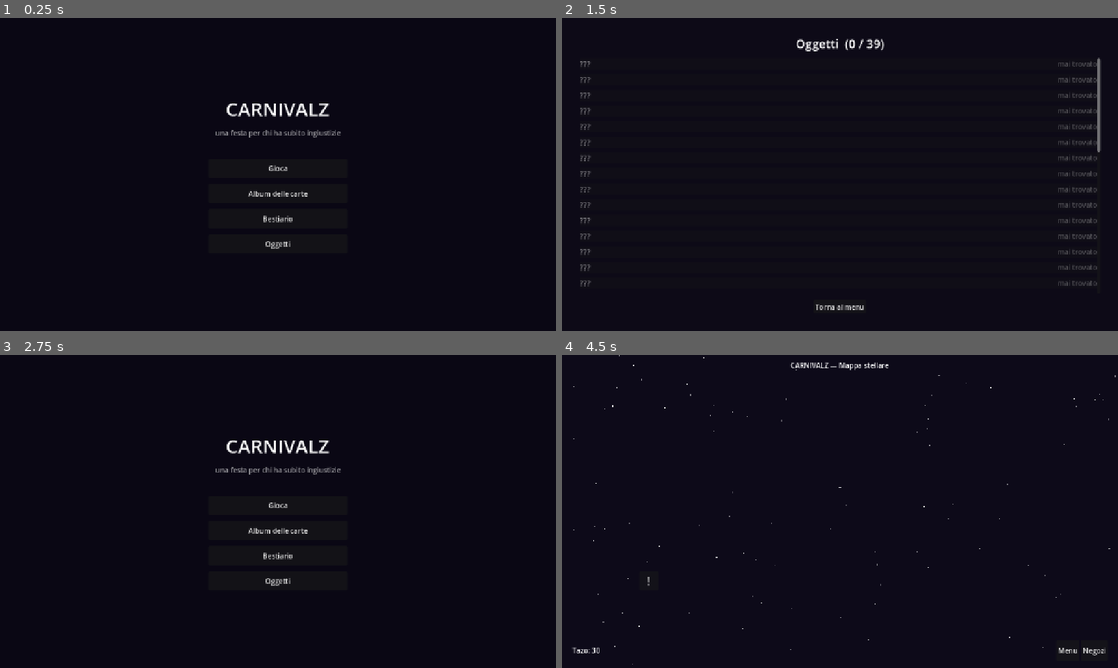
Above: before the commit, frames 1-4 (two rows, left to right).
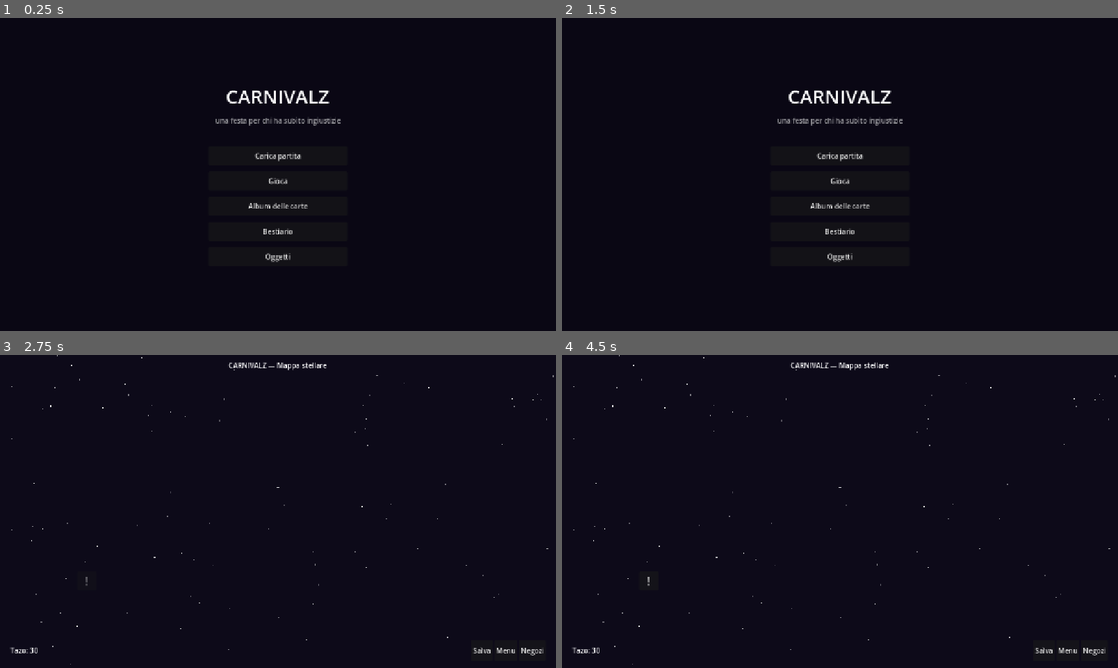
Above: after the commit, the same moments.

Repository: Rio-Chico-Devs/Carnivalz
Game: Godot game, scene res://scenes/Menu.tscn
The game is run twice, just before and just after one commit, with the same random seed, the same clock (stepped at 60 frames per second) and the same inputs.
Inputs (mouse positions are in pixels of both pictures, inside the frame that each line leads up to):
- Up to frame 1 (0.25 s): no input
- Up to frame 2 (1.5 s): click (840, 155) at 0.5 s, where only the run after the commit has a clickable "Carica partita"; click (840, 240) at 1.25 s, where only the run after the commit has a clickable "Annulla"
- Up to frame 3 (2.75 s): click "Torna al menu" (after the commit: "Gioca") at 2 s
- Up to frame 4 (4.5 s): click (1045, 649) at 2.75 s, where only the run after the commit has a clickable "Salva"; click (840, 461) at 3.5 s, where only the run after the commit has a clickable "Slot 1 — Vuoto"; click (840, 505) at 4.25 s, where only the run before the commit has a clickable "Gioca"

The runs differ from the first frame. In frame 1, 2.1% of the frame differs, in the area x 38-62%, y 23-78%; in frame 2, 2.9%, in the area x 3-97%, y 6-94%; in frame 3, 1.4%; in frame 4, less than 0.1%.

Commit message:
Blocca la fuga dai boss, aggiunge lo stato Terrore, e riporta il salvataggio alla sola mappa con 5 slot
- Fuggi ora e' disabilitato durante le boss fight e mentre almeno un membro del party ha lo stato Terrore
- Nuovo stato Terrore: alza molto lo stress di chi lo subisce e abbassa subito il legame di squadra; agganciabile alle mosse con "terrore": true su attacco_tutti
- Rimossi gli autosalvataggi da Vuoto.gd e dalla risoluzione dei combattimenti (aggiunti nel giro precedente): ora si salva SOLO dalla mappa stellare, mai dentro squarci/carnivalz/combattimento
- GameState: sistema di salvataggio a slot, 5 slot manuali (salva_slot/carica_slot/ha_salvataggio_slot/anteprima_slot) oltre all'autosalvataggio esistente (salva/carica), refactoring interno su percorso generico
- Mappa.gd: nuovo bottone "Salva" con selettore degli slot; Menu.gd: nuovo bottone "Carica partita" con lo stesso selettore in lettura

Co-Authored-By: Claude Sonnet 5 <noreply@anthropic.com>
Claude-Session: https://claude.ai/code/session_01AE7uzpDH1Lo1PHb29aXJxZ

Diff:
--- a/data/regole.json
+++ b/data/regole.json
@@ -34,5 +34,7 @@
 	"maledizione_countdown_iniziale": 9,
 	"maledizione_accelerazione_per_stack": 1,
 	"salta_turno_durata_massima": 3,
-	"forza_azione_durata": 2
+	"forza_azione_durata": 2,
+	"terrore_stress_incremento": 40,
+	"terrore_legame_decremento": -15
 }
--- a/data/stati.json
+++ b/data/stati.json
@@ -10,6 +10,7 @@
 		"confusione": { "nome": "Confusione", "categoria": "debuff", "tipo": "colpisci_a_caso", "testo_applicazione": "è confuso: potrebbe colpire chiunque." },
 		"rapidita": { "nome": "Rapidità", "categoria": "buff", "tipo": "velocita", "valore": 2 },
 		"lentezza": { "nome": "Lentezza", "categoria": "debuff", "tipo": "velocita", "valore": -2 },
-		"maledizione": { "nome": "Maledizione", "categoria": "debuff", "tipo": "countdown", "testo_applicazione": "viene maledetto." }
+		"maledizione": { "nome": "Maledizione", "categoria": "debuff", "tipo": "countdown", "testo_applicazione": "viene maledetto." },
+		"terrore": { "nome": "Terrore", "categoria": "debuff", "tipo": "terrore", "testo_applicazione": "è paralizzato dal terrore: lo stress esplode, il morale della squadra crolla." }
 	}
 }
--- a/scenes/Mappa.tscn
+++ b/scenes/Mappa.tscn
@@ -66,6 +66,11 @@
 size_flags_horizontal = 3
 mouse_filter = 2
 
+[node name="BottoneSalva" type="Button" parent="BarraSotto"]
+unique_name_in_owner = true
+layout_mode = 2
+text = "Salva"
+
 [node name="BottoneMenu" type="Button" parent="BarraSotto"]
 unique_name_in_owner = true
 layout_mode = 2
--- a/scripts/Combattimento.gd
+++ b/scripts/Combattimento.gd
@@ -297,7 +297,7 @@
 	bottone_azione("Abilità", _menu_abilita)
 	bottone_azione("Oggetti", _menu_oggetti, GameState.sacca.is_empty())
 	bottone_azione("Alleati", _menu_alleati, alleati_disponibili().is_empty())
-	bottone_azione("Fuggi", _scegli.bind({"tipo": "fuggi"}))
+	bottone_azione("Fuggi", _scegli.bind({"tipo": "fuggi"}), not fuga_possibile())
 
 func _menu_bersagli() -> void:
 	var nemici := vivi(false)
@@ -472,6 +472,16 @@
 		return bersaglio_provocazione
 	var possibili := vivi(true)
 	return possibili[GameState.rng.randi_range(0, possibili.size() - 1)] if not possibili.is_empty() else {}
+
+func squadra_ha_terrore() -> bool:
+	for personaggio in vivi(true):
+		if ha_stato_attivo(personaggio, "terrore"):
+			return true
+	return false
+
+func fuga_possibile() -> bool:
+	# non si fugge dai boss, ne' quando il terrore ha paralizzato qualcuno
+	return fonte.is_empty() and not squadra_ha_terrore()
 
 func primo_nemico() -> Dictionary:
 	# la fonte ha la precedenza, altrimenti il primo nemico vivo
@@ -570,6 +580,9 @@
 			if mossa.has("maledizione"):
 				for bersaglio in vivi(true):
 					applica_stato(bersaglio, "maledizione", int(mossa.maledizione))
+			if mossa.get("terrore", false):
+				for bersaglio in vivi(true):
+					applica_stato(bersaglio, "terrore")
 		"autolesione":
 			# si ferisce da sola: il dolore riverbera sullo stress della squadra
 			nemico.hp = maxi(nemico.hp - int(mossa.get("valore", 1)), 0)
@@ -706,6 +719,16 @@
 			bersaglio.stati_attivi[id_stato] = {"danno": int(valore) * (2 if amplificato else 1)}
 		"velocita":
 			bersaglio.stati_attivi[id_stato] = {"valore": int(info_stato.get("valore", 0))}
+		"terrore":
+			bersaglio.stati_attivi[id_stato] = {}
+			var incremento_stress := int(GameState.regole.get("terrore_stress_incremento", 40))
+			var decremento_legame := int(GameState.regole.get("terrore_legame_decremento", -15))
+			if amplificato:
+				incremento_stress *= 2
+				decremento_legame *= 2
+			bersaglio.stress = clampi(bersaglio.stress + incremento_stress, 0, 100)
+			GameState.modifica_legame(decremento_legame)
+			scrivi("[b]%s %s[/b]" % [bersaglio.nome, info_stato.get("testo_applicazione", "è paralizzato dal terrore.")])
 	aggiorna_scheda(bersaglio)
 
 func velocita_effettiva(combattente: Dictionary) -> int:
@@ -1059,23 +1082,21 @@
 	var dopo_vittoria_eroe := GameState.nodo_se_vinci_eroe
 	var dopo_sconfitta := GameState.nodo_se_perdi
 	var dopo_fuga := GameState.nodo_se_fuggi if GameState.nodo_se_fuggi != "" else GameState.nodo_se_perdi
+	# nessun salvataggio qui: si salva solo dalla mappa stellare, mai dentro
+	# un carnivalz/squarcio o in combattimento
 	if giocatore_ha_vinto:
 		GameState.premia_vittoria(xp_bottino, tazo_bottino, not fonte.is_empty())
 		var eroe := convinto and dopo_vittoria_eroe != ""
 		GameState.nodo_corrente = dopo_vittoria_eroe if eroe else dopo_vittoria
-		GameState.salva()  # non si perde progresso restando sulla schermata di vittoria
 		get_tree().change_scene_to_file(SCENA_EVENTI)
 	elif giocatore_e_fuggito and dopo_fuga != "":
 		GameState.annulla_combattimento()
 		GameState.nodo_corrente = dopo_fuga
-		GameState.salva()
 		get_tree().change_scene_to_file(SCENA_EVENTI)
 	elif dopo_sconfitta != "":
 		GameState.annulla_combattimento()
 		GameState.nodo_corrente = dopo_sconfitta
-		GameState.salva()  # non si perde progresso restando sulla schermata di sconfitta
 		get_tree().change_scene_to_file(SCENA_EVENTI)
 	else:
 		GameState.reset_campagna()
-		GameState.salva()
 		get_tree().change_scene_to_file(SCENA_MAPPA)
--- a/scripts/GameState.gd
+++ b/scripts/GameState.gd
@@ -15,7 +15,8 @@
 const PERCORSO_AUDIO := "res://data/audio.json"
 const PERCORSO_STUDIO := "res://data/studio.json"
 const PERCORSO_STATI := "res://data/stati.json"
-const PERCORSO_SALVATAGGIO := "user://salvataggio.json"
+const PERCORSO_SALVATAGGIO := "user://salvataggio.json"  # autosalvataggio
+const SLOT_MASSIMO := 5  # salvataggi manuali dell'utente, oltre all'autosalvataggio
 
 # Unica fonte di casualità del gioco: sempre seedata, per determinismo
 # e sync multiplayer futuro.
@@ -400,12 +401,43 @@
 	nodo_se_perdi = ""
 	nodo_se_fuggi = ""
 
-# --- salvataggio (stato meta persistente; si salva nei punti sicuri: mappa e Vuoto) ---
+# --- salvataggio: solo dalla mappa stellare, mai dentro un carnivalz/squarcio.
+# Un autosalvataggio (PERCORSO_SALVATAGGIO) + SLOT_MASSIMO salvataggi manuali
+# scelti dall'utente (percorso_slot). ---
+
+func percorso_slot(slot: int) -> String:
+	return "user://salvataggio_slot_%d.json" % slot
 
 func ha_salvataggio() -> bool:
 	return FileAccess.file_exists(PERCORSO_SALVATAGGIO)
 
+func ha_salvataggio_slot(slot: int) -> bool:
+	return FileAccess.file_exists(percorso_slot(slot))
+
+func anteprima_slot(slot: int) -> String:
+	# riga sintetica per il selettore, senza toccare lo stato in corso
+	var percorso := percorso_slot(slot)
+	if not FileAccess.file_exists(percorso):
+		return "Vuoto"
+	var d: Variant = JSON.parse_string(FileAccess.get_file_as_string(percorso))
+	if not d is Dictionary:
+		return "Vuoto"
+	return "Tazo %d · Fonti estinte %d · Legame %d" % [
+		int(d.get("tazo", 0)), int(d.get("fonti_estinte", 0)), int(d.get("legame", 0))]
+
 func salva() -> void:
+	_scrivi_salvataggio(PERCORSO_SALVATAGGIO)
+
+func salva_slot(slot: int) -> void:
+	_scrivi_salvataggio(percorso_slot(slot))
+
+func carica() -> bool:
+	return _leggi_salvataggio(PERCORSO_SALVATAGGIO)
+
+func carica_slot(slot: int) -> bool:
+	return _leggi_salvataggio(percorso_slot(slot))
+
+func _scrivi_salvataggio(percorso: String) -> void:
 	var dati := {
 		"versione": 1,
 		"seed": seed_partita,
@@ -426,19 +458,19 @@
 		"negozi_sbloccati": negozi_sbloccati,
 		"flags": flags,
 	}
-	var f := FileAccess.open(PERCORSO_SALVATAGGIO, FileAccess.WRITE)
+	var f := FileAccess.open(percorso, FileAccess.WRITE)
 	if f == null:
 		push_error("Salvataggio non riuscito: " + str(FileAccess.get_open_error()))
 		return
 	f.store_string(JSON.stringify(dati, "\t"))
 	f.close()
 
-func carica() -> bool:
-	if not ha_salvataggio():
-		return false
-	var d: Variant = JSON.parse_string(FileAccess.get_file_as_string(PERCORSO_SALVATAGGIO))
+func _leggi_salvataggio(percorso: String) -> bool:
+	if not FileAccess.file_exists(percorso):
+		return false
+	var d: Variant = JSON.parse_string(FileAccess.get_file_as_string(percorso))
 	if not d is Dictionary:
-		push_error("Salvataggio corrotto")
+		push_error("Salvataggio corrotto: " + percorso)
 		return false
 	imposta_seed(int(d.get("seed", seed_partita)))
 	tazo = int(d.get("tazo", 0))
--- a/scripts/Mappa.gd
+++ b/scripts/Mappa.gd
@@ -14,16 +14,18 @@
 @onready var etichetta_tazo: Label = %Tazo
 @onready var bottone_negozio: Button = %BottoneNegozio
 @onready var bottone_menu: Button = %BottoneMenu
+@onready var bottone_salva: Button = %BottoneSalva
 
 func _ready() -> void:
 	AudioManager.musica_chiave("mappa")
-	GameState.salva()  # autosalvataggio: la mappa stellare è un punto sicuro
+	GameState.salva()  # autosalvataggio: la mappa stellare è l'unico punto che salva
 	resized.connect(queue_redraw)
 	etichetta_tazo.text = "Tazo: %d" % GameState.tazo
 	bottone_negozio.pressed.connect(func() -> void:
 		get_tree().change_scene_to_file(SCENA_NEGOZIO))
 	bottone_menu.pressed.connect(func() -> void:
 		get_tree().change_scene_to_file(SCENA_MENU))
+	bottone_salva.pressed.connect(_su_salva)
 	var mappa: Dictionary = GameState.carica_mappa()
 	var percorso_sfondo: String = mappa.get("sfondo", "")
 	if percorso_sfondo != "" and ResourceLoader.exists(percorso_sfondo):
@@ -49,6 +51,38 @@
 		pulsazione.tween_property(marker, "modulate:a", 0.45, 0.6)
 		pulsazione.tween_property(marker, "modulate:a", 1.0, 0.6)
 
+func _su_salva() -> void:
+	var overlay := ColorRect.new()
+	overlay.color = Color(0, 0, 0, 0.75)
+	overlay.set_anchors_and_offsets_preset(Control.PRESET_FULL_RECT)
+	add_child(overlay)
+	var centro := CenterContainer.new()
+	centro.set_anchors_and_offsets_preset(Control.PRESET_FULL_RECT)
+	overlay.add_child(centro)
+	var colonna := VBoxContainer.new()
+	colonna.add_theme_constant_override("separation", 10)
+	colonna.custom_minimum_size = Vector2(360, 0)
+	centro.add_child(colonna)
+	var titolo := Label.new()
+	titolo.text = "Scegli uno slot di salvataggio"
+	titolo.horizontal_alignment = HORIZONTAL_ALIGNMENT_CENTER
+	colonna.add_child(titolo)
+	for slot in range(1, GameState.SLOT_MASSIMO + 1):
+		var bottone := Button.new()
+		bottone.text = "Slot %d — %s" % [slot, GameState.anteprima_slot(slot)]
+		bottone.custom_minimum_size = Vector2(0, 44)
+		bottone.pressed.connect(_su_scelta_slot.bind(slot, overlay))
+		colonna.add_child(bottone)
+	var annulla := Button.new()
+	annulla.text = "Annulla"
+	annulla.custom_minimum_size = Vector2(0, 40)
+	annulla.pressed.connect(overlay.queue_free)
+	colonna.add_child(annulla)
+
+func _su_scelta_slot(slot: int, overlay: ColorRect) -> void:
+	GameState.salva_slot(slot)
+	overlay.queue_free()
+
 func _su_punto(punto: Dictionary) -> void:
 	# click sul "!": si entra nel sistema deformato del Carnivalz (il Vuoto)
 	GameState.punto_mappa_corrente = punto
--- a/scripts/Menu.gd
+++ b/scripts/Menu.gd
@@ -45,10 +45,49 @@
 			GameState.carica()
 			get_tree().change_scene_to_file(SCENA_MAPPA))
 		colonna.add_child(continua)
+	var carica_partita := Button.new()
+	carica_partita.text = "Carica partita"
+	carica_partita.custom_minimum_size = Vector2(0, 44)
+	carica_partita.pressed.connect(_su_carica_partita)
+	colonna.add_child(carica_partita)
 	_voce(colonna, "Nuova partita" if GameState.ha_salvataggio() else "Gioca", SCENA_MAPPA, true)
 	_voce(colonna, "Album delle carte", SCENA_ALBUM)
 	_voce(colonna, "Bestiario", SCENA_BESTIARIO)
 	_voce(colonna, "Oggetti", SCENA_COMPENDIO)
+
+func _su_carica_partita() -> void:
+	var overlay := ColorRect.new()
+	overlay.color = Color(0, 0, 0, 0.75)
+	overlay.set_anchors_and_offsets_preset(Control.PRESET_FULL_RECT)
+	add_child(overlay)
+	var centro := CenterContainer.new()
+	centro.set_anchors_and_offsets_preset(Control.PRESET_FULL_RECT)
+	overlay.add_child(centro)
+	var colonna := VBoxContainer.new()
+	colonna.add_theme_constant_override("separation", 10)
+	colonna.custom_minimum_size = Vector2(360, 0)
+	centro.add_child(colonna)
+	var titolo := Label.new()
+	titolo.text = "Carica una partita salvata"
+	titolo.horizontal_alignment = HORIZONTAL_ALIGNMENT_CENTER
+	colonna.add_child(titolo)
+	for slot in range(1, GameState.SLOT_MASSIMO + 1):
+		var occupato := GameState.ha_salvataggio_slot(slot)
+		var bottone := Button.new()
+		bottone.text = "Slot %d — %s" % [slot, GameState.anteprima_slot(slot)]
+		bottone.custom_minimum_size = Vector2(0, 44)
+		bottone.disabled = not occupato
+		bottone.pressed.connect(_su_scelta_slot.bind(slot))
+		colonna.add_child(bottone)
+	var annulla := Button.new()
+	annulla.text = "Annulla"
+	annulla.custom_minimum_size = Vector2(0, 40)
+	annulla.pressed.connect(overlay.queue_free)
+	colonna.add_child(annulla)
+
+func _su_scelta_slot(slot: int) -> void:
+	GameState.carica_slot(slot)
+	get_tree().change_scene_to_file(SCENA_MAPPA)
 
 func _voce(colonna: VBoxContainer, testo: String, scena: String, nuova: bool = false) -> void:
 	var bottone := Button.new()
--- a/scripts/Vuoto.gd
+++ b/scripts/Vuoto.gd
@@ -20,7 +20,7 @@
 	resized.connect(queue_redraw)
 	var punto: Dictionary = GameState.punto_mappa_corrente
 	AudioManager.musica(String(punto.get("musica", "")))
-	GameState.salva()  # autosalvataggio: il Vuoto è un punto sicuro tra gli squarci
+	# si salva solo dalla mappa stellare: il Vuoto e' gia' "dentro" un sistema
 	titolo.text = "IL VUOTO — %s" % punto.get("nome", "?")
 	etichetta_tazo.text = "Tazo: %d" % GameState.tazo
 	bottone_mappa.pressed.connect(func() -> void:
Not shown, changed: README.md
